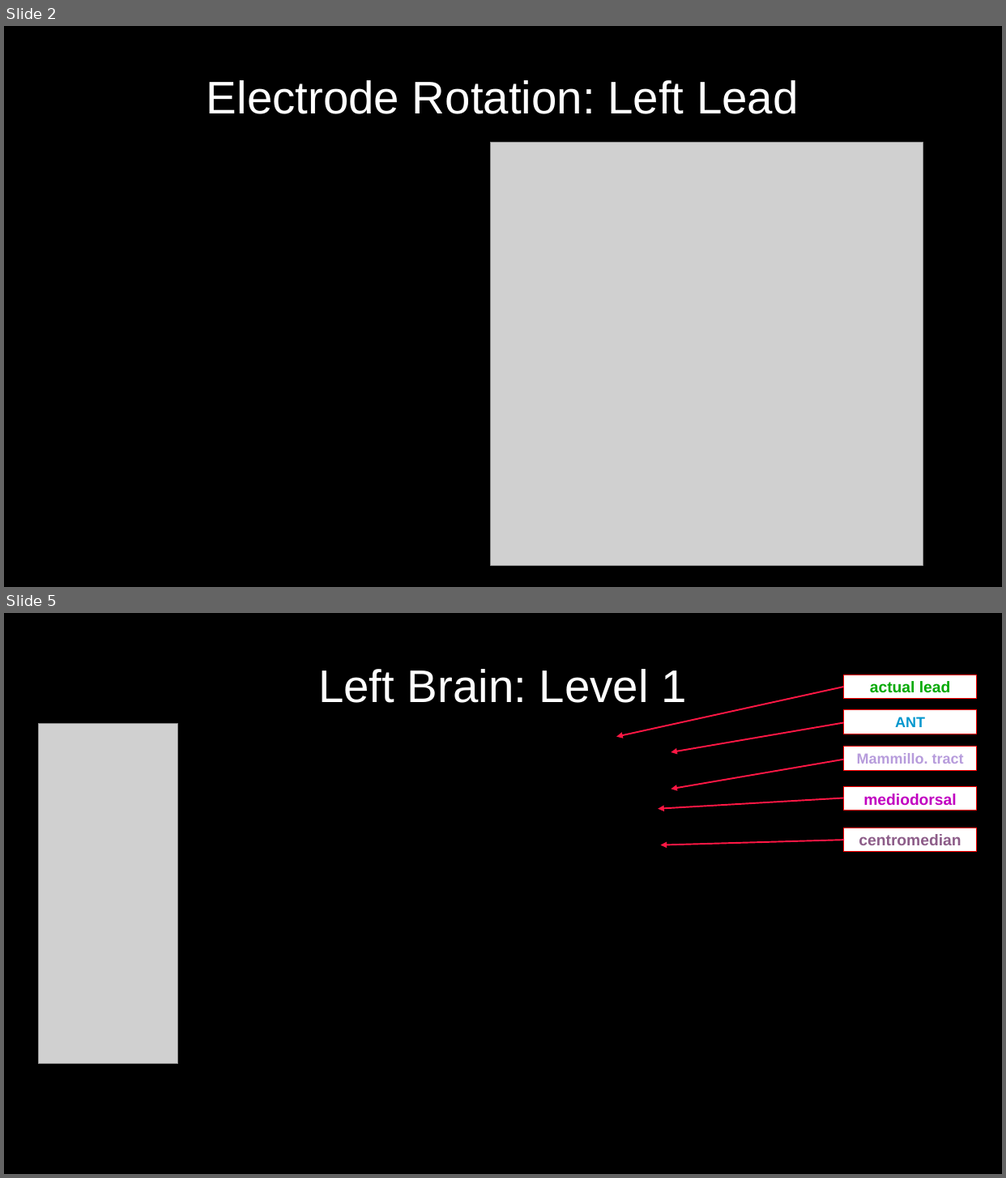
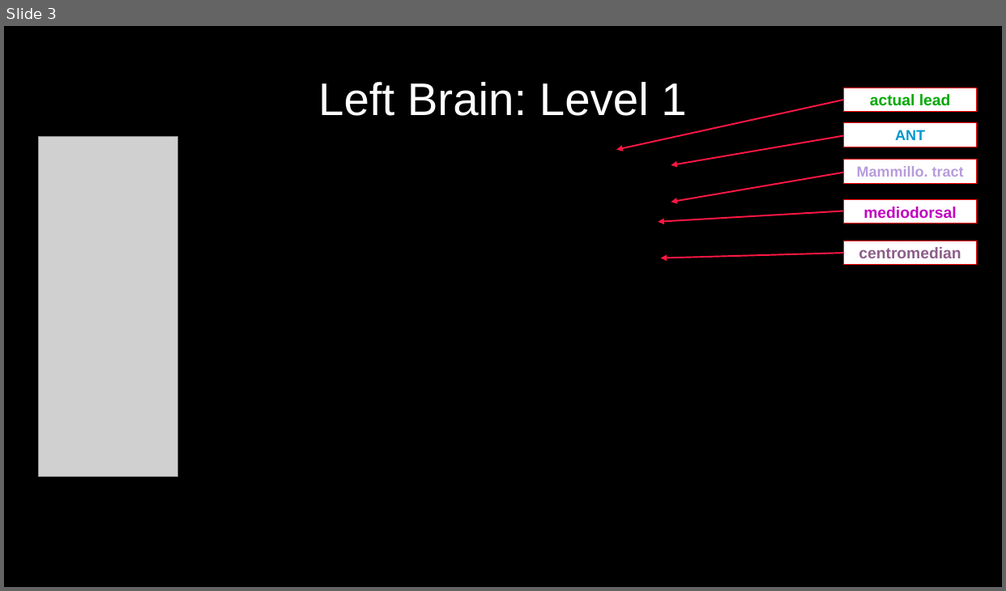
Before and after one commit to greydongilmore/clinical_dicom2bids_smk, a slide deck: resources/bsci_linear_reconstructions.odp. Shown one above the other, each under a label of ours: slides 2 and 5 before the commit, slide 3 after it; the slides between them are not shown. The pictures are 1006x1178 and 1006x591 pixels, drawn with LibreOffice and Linux fonts; fonts in the diff are those of the drawing; grey boxes stand for pictures. Boxes give left, top, right and bottom in pixels: in the first picture for what was removed or moved away, otherwise in the second. Text is boxed around its words. In the diff, an @@ line names an element or a change of style, - is before the commit and + after.

```diff
--- a/resources/bsci_linear_reconstructions.odp
+++ b/resources/bsci_linear_reconstructions.odp
@@ slide 2 removed at <box>4,26,1002,587</box>, background #000000 @@
@@ title removed at <box>206,80,799,114</box> @@
-Electrode Rotation: Left Lead
@@ picture removed at <box>491,142,923,565</box> @@
@@ what was slide 5 is now slide 3 @@
```
Also in this commit, not shown: 2 slides changed, 1 other slide removed, 5 other files.
